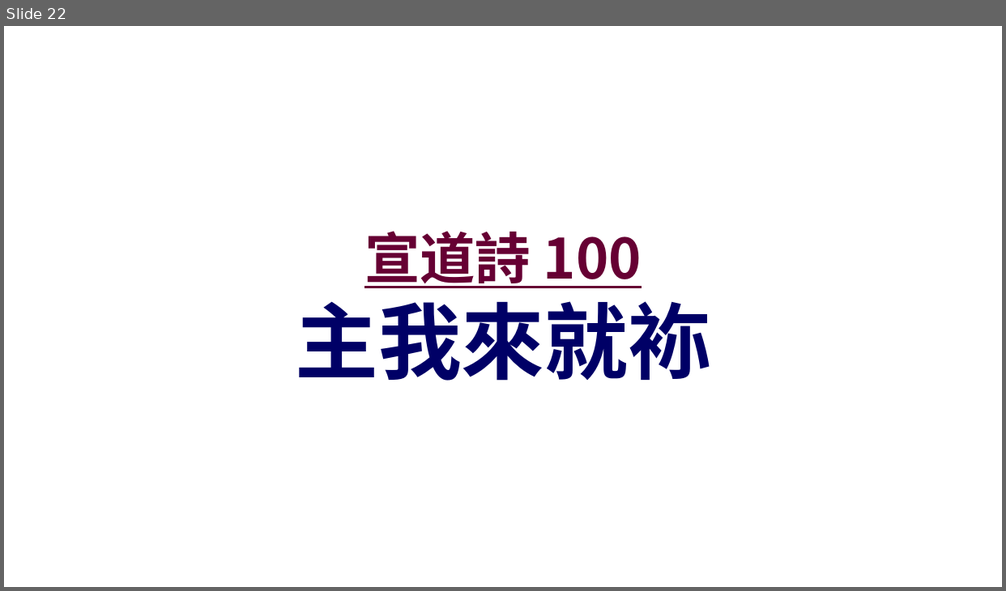
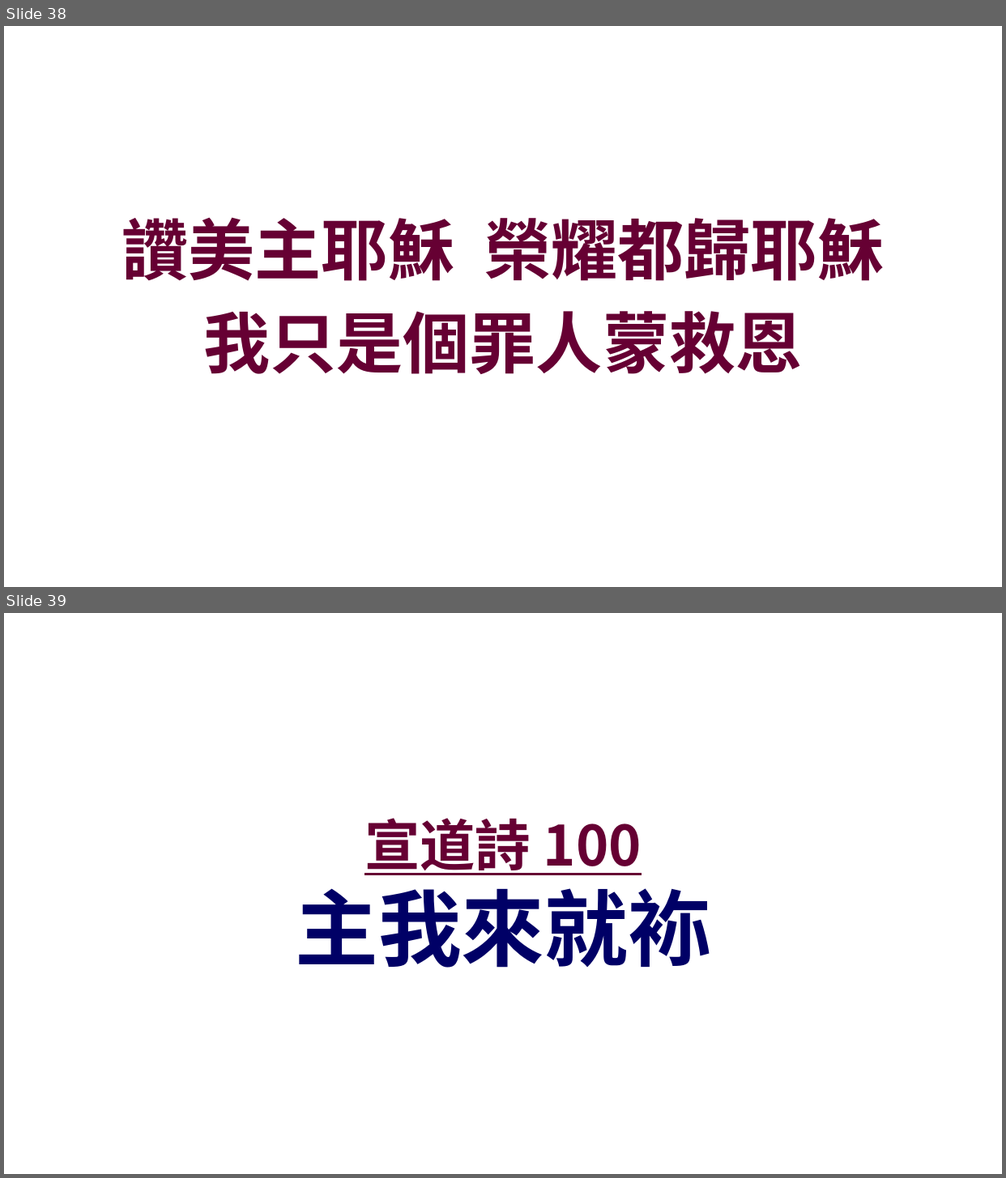
Before and after one commit to batisuoc/other-ppts, a slide deck: 崇拜流程_聖餐禮version.pptx. Shown one above the other, each under a label of ours: slide 22 before the commit, slides 38 and 39 after it. The pictures are 1006x591 and 1006x1178 pixels, drawn with LibreOffice and Linux fonts; fonts in the diff are those of the drawing; background and template pictures are left out. Boxes give left, top, right and bottom in pixels: in the first picture for what was removed or moved away, otherwise in the second. Text is boxed around its words. In the diff, an @@ line names an element or a change of style, - is before the commit and + after.

```diff
--- a/崇拜流程_聖餐禮version.pptx
+++ b/崇拜流程_聖餐禮version.pptx
@@ slide 38 added at [4, 26, 1002, 587], background picture (left out) @@
@@ text added at [122, 217, 884, 374], 48 pt, text #660033, bold @@
+讚美主耶穌 榮耀都歸耶穌
+我只是個罪人蒙救恩
@@ what was slide 22 is now slide 39 @@
```
Also in this commit, not shown: 1 slide changed, 16 other slides added.
